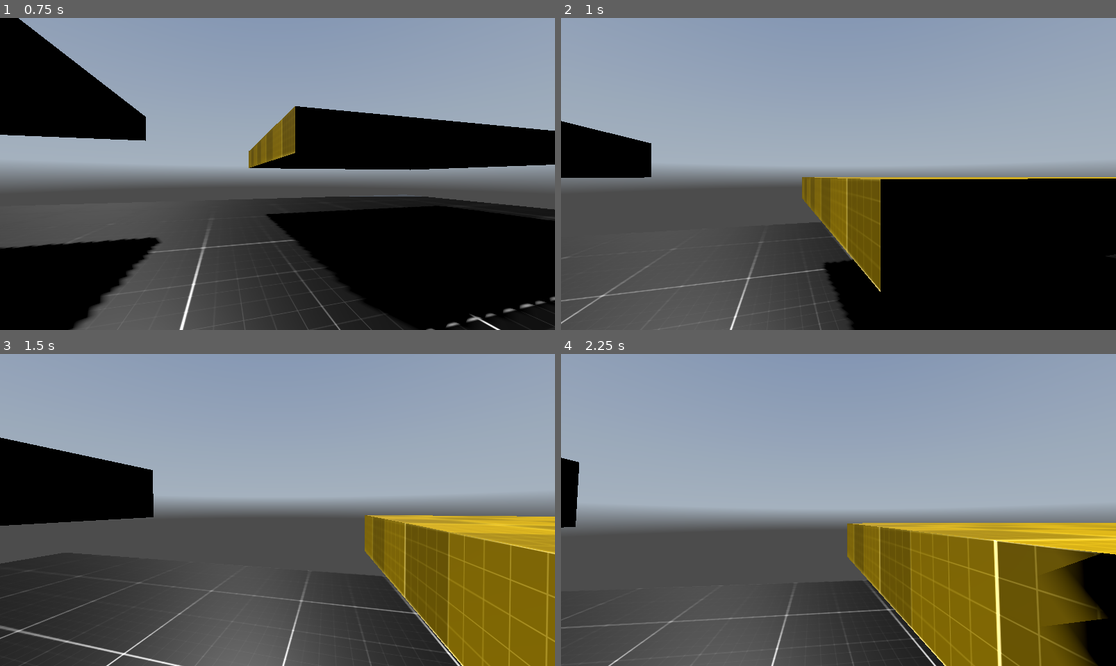
Above: before the commit, frames 1-4 (two rows, left to right).
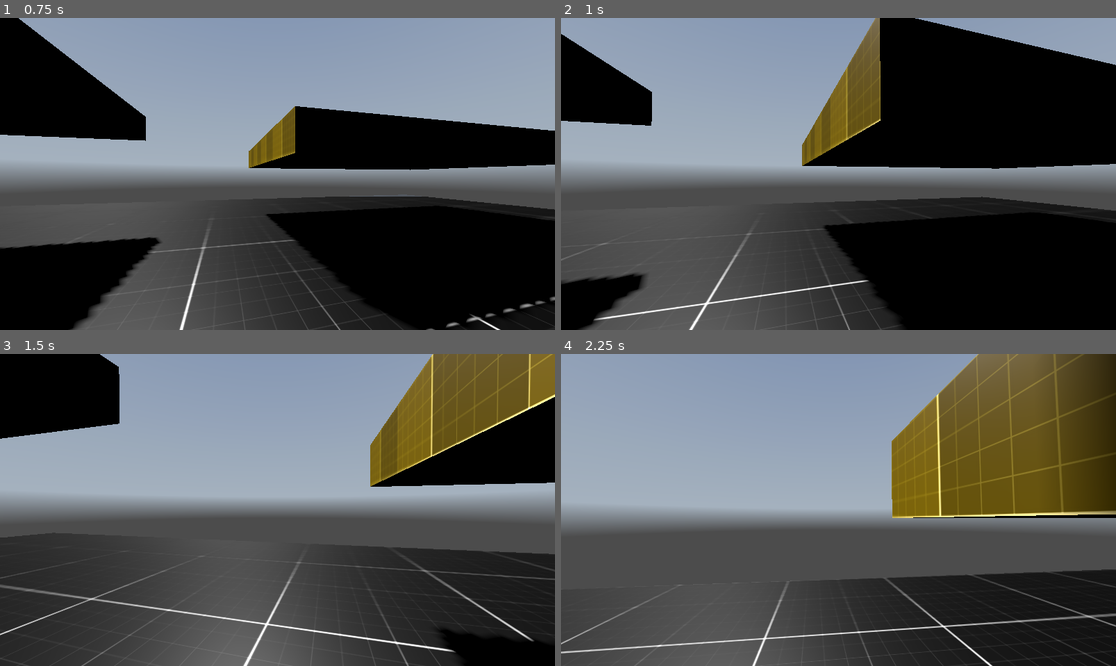
Above: after the commit, the same moments.

Repository: christiannoll/FPSGame
Game: Godot game, scene res://levels/level_001.tscn
Same seed, same stepped clock (60 frames per second), same inputs: the game is played once before the commit and once after it. A sky picture missing from this copy of the repository is replaced by a grey-blue gradient.
Inputs (mouse positions are in pixels of both pictures, inside the frame that each line leads up to):
- Up to frame 1 (0.75 s): tap Enter at 0.5 s; move the mouse to (305, 174) at 0.52 s; hold W (move_forward) from 0.53 s (still down); hold C (crouch) from 0.53 s (still down)
- Up to frame 2 (1 s): keep holding W (move_forward); keep holding C (crouch); tap Space (jump) at 0.77, 0.8 s
- Up to frame 3 (1.5 s): keep holding W (move_forward); tap Space (jump) at 1.07, 1.35 s; move the mouse to (249, 510) at 1.27 s; release C (crouch) at 1.28 s
- Up to frame 4 (2.25 s): keep holding W (move_forward); tap Space (jump) at 1.52, 1.82 s; tap C (crouch) at 1.55 s; move the mouse to (849, 503) at 2.02 s; hold C (crouch) from 2.03 s (still down)

Frame 1 is identical in both runs. In frame 2, 39% of the frame differs, in the area x 0-100%, y 0-100%; in frame 3, 40%; in frame 4, 38%.

Commit message:
Permit jumping when crouching

Diff:
--- a/controllers/scripts/fps_controller.gd
+++ b/controllers/scripts/fps_controller.gd
@@ -33,7 +33,7 @@
 
 	if event.is_action_pressed("exit"):
 		get_tree().quit()
-	if event.is_action_pressed("crouch"):
+	if event.is_action_pressed("crouch") and is_on_floor():
 		toggle_crouch()
 
 func _update_camera(delta):
@@ -71,7 +71,7 @@
 		velocity.y -= gravity * delta
 
 	# Handle Jump.
-	if Input.is_action_just_pressed("jump") and is_on_floor():
+	if Input.is_action_just_pressed("jump") and is_on_floor() and _is_crouching == false:
 		velocity.y = JUMP_VELOCITY
 
 	# Get the input direction and handle the movement/deceleration.
